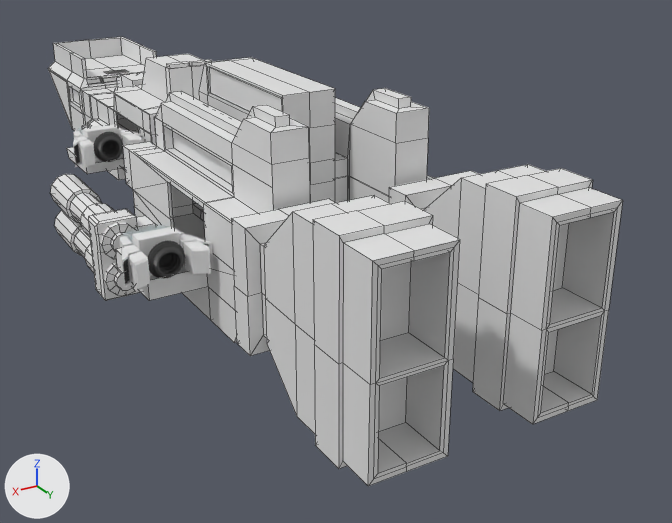
Two versions of the Blender file Assets/models/spaceship/connector2.blend, one commit apart.
Before and after are seen from a camera (50 mm lens) standing at (33.0, 95.7, 19.7) and looking at (-6.8, 29.4, -13.4). The lights are fixed; the arrows at lower left show +X, +Y and +Z. The picture after the commit comes second. Mesh edges are drawn as thin lines on the coarser meshes.

Names of what the first picture shows: 'Circle', 'wing1.l', 'wing1.l.001' and 1 more.
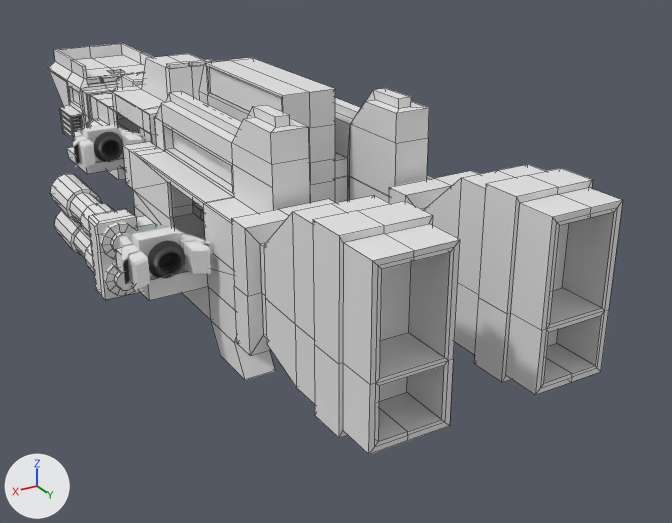
Boxes (x1, y1, x2, y2) around the edits, measured in the pictures (672 x 523 px; the box of a moved part takes in the faces that stretch with it):
'Circle', reshaped (8% shorter)
    before: (48, 37, 623, 486)
    after: (48, 43, 623, 454)
part 1 of me_circle, reshaped
    before: (53, 37, 165, 131)
    after: (54, 43, 165, 141)
part 2 of me_circle, moved or reshaped
    before: (265, 283, 609, 486)
    after: (210, 283, 609, 454)

What changed in the scene script:
```text
Change me_circle:
    used by ob_circle; location = (0.0, 0.0, 0.0)
    remove me_circle.from_pydata(...)  # 1006 vertices, 942 faces; spans x 0.0..13.7, y -17.9..59.2, z -13.6..4.3
    add me_circle.from_pydata(...)  # 1213 vertices, 1134 faces; spans x 0.0..13.7, y -17.9..59.2, z -14.2..4.3
    me_circle part 1
    8 vertices are removed from x 0.0..2.2, y -8.3..4.3, z -2.1..-0.7
    26 faces are deleted
    9 vertices in x 0.0..4.3, y -17.2..-5.8, z 0.0 move by (0.0, 0.0, -0.8)
    3 vertices move from x 0.0..5.1, y -0.9..6.9, z -1.3..-0.7 to x 0.0..5.1, y -0.9..6.3, z -1.5..-0.8
    171 vertices are added at x 0.0..8.5, y -10.1..21.8, z -11.5..-0.7
    6 new vertices lie (0.0, 1.5, 0.0) away from vertices in x 0.0..4.8, y -10.1..-5.0, z -8.4..-2.1
    5 new vertices lie (0.0, -1.5, 0.0) away from vertices in x 2.2..4.8, y -1.8, z -8.4..-3.2
    5 new vertices lie (0.0, 0.0, -1.3) away from vertices in x 0.0..2.3, y -8.6..14.8, z -9.0..-2.1
    8 new vertices lie (1.1, 0.0, 0.0) away from vertices in x 5.1, y -5.8, z -8.5..-6.0
    8 new vertices lie (1.6, 0.0, 0.0) away from vertices in x 6.8, y 21.5..21.7, z -5.7..-3.1
    8 new vertices lie (0.0, 3.7, 0.0) away from vertices in x 6.3, y -9.0, z -8.4..-6.1
    214 new faces join them
    me_circle part 2
    1 face is deleted
    18 vertices in x 3.3..9.0, y 50.8..59.2, z -12.8..-12.2 move by (0.0, 0.0, 2.1)
    15 vertices in x 3.1..9.2, y 50.9..59.2, z -13.3..-12.5 move by (0.0, 0.0, 2.2)
    4 vertices are added at (8.8, 38.5, -14.2), (6.3, 38.5, -14.2), (6.3, 42.7, -14.2), (8.8, 42.7, -14.2)
    5 new faces join them
```
